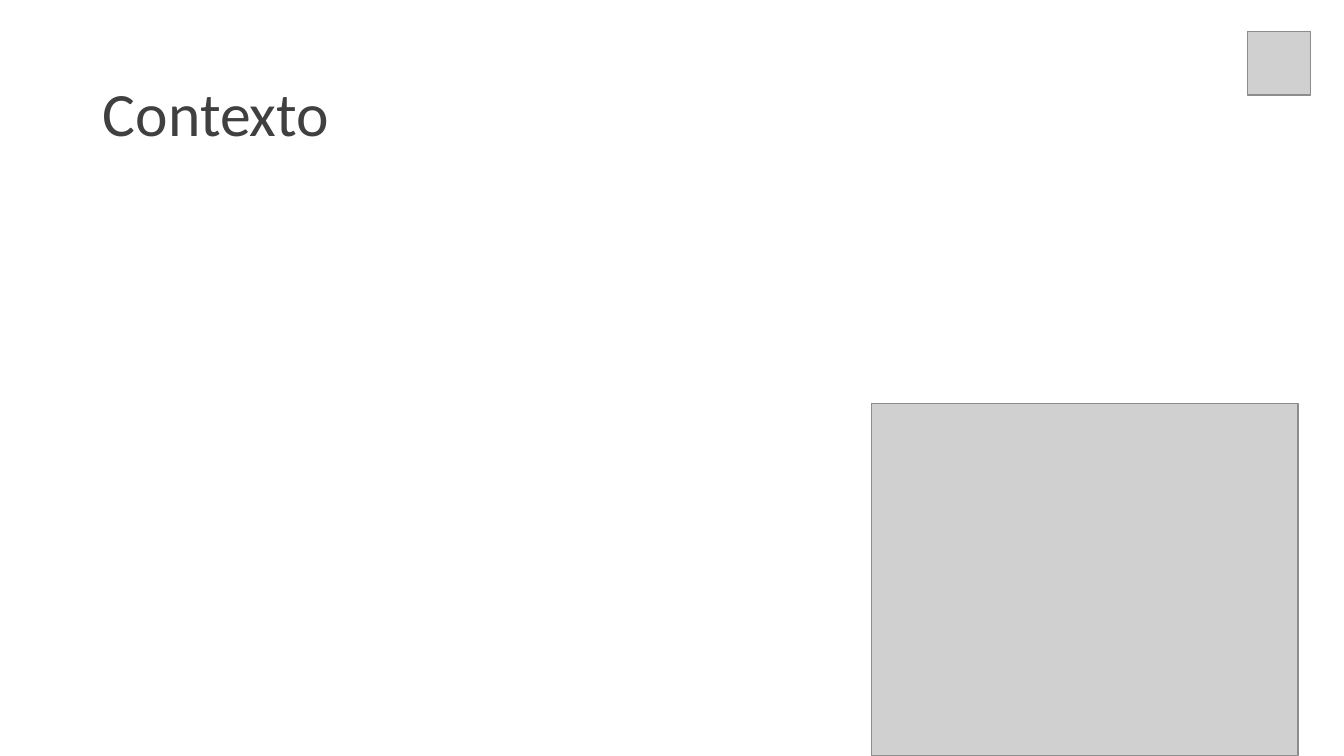
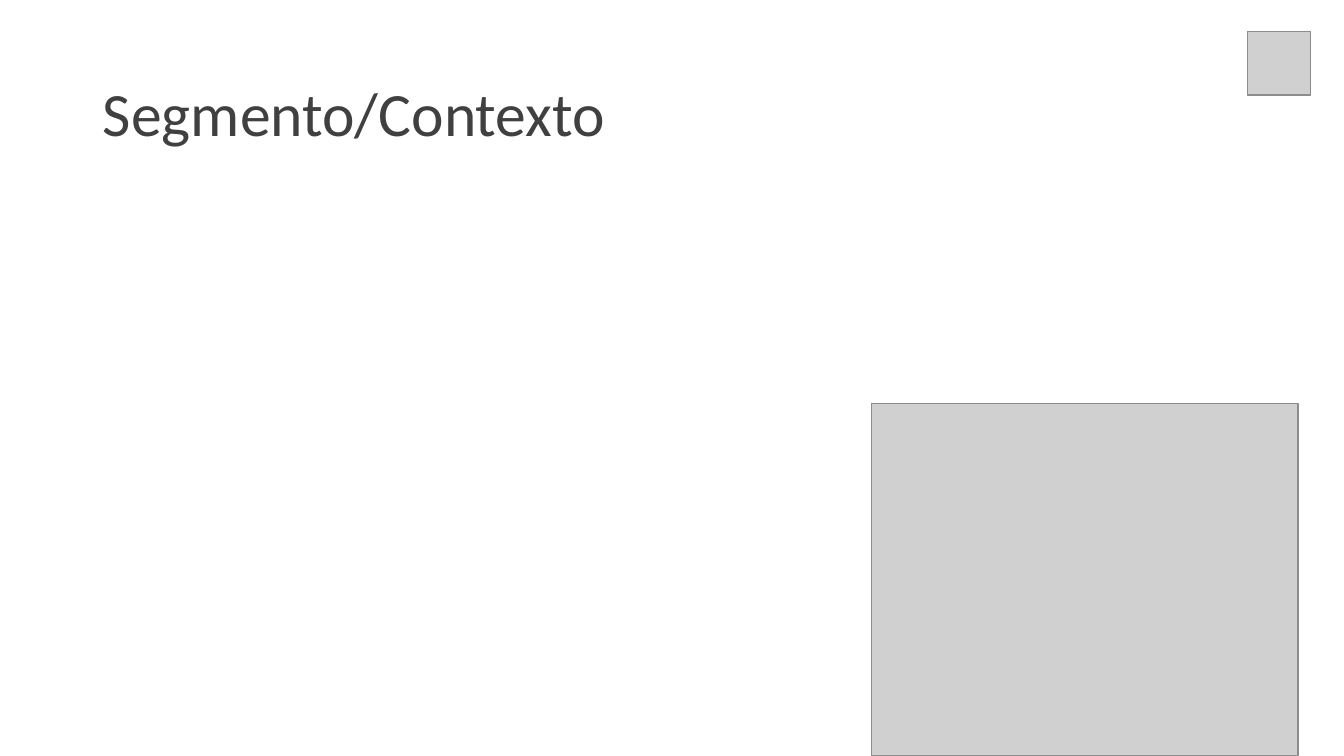
Before and after one commit to gui-ss/projeto-bandtec, a slide deck: slide 3 of Documentação/chameleon.pptx (slide 4 before the commit). Drawn at 1344x756 pixels with LibreOffice and Linux fonts; fonts in the diff are those of the drawing; grey boxes stand for pictures. Boxes give left, top, right and bottom in pixels: in the first picture for what was removed or moved away, otherwise in the second. Text is boxed around its words. In the diff, an @@ line names an element or a change of style, - is before the commit and + after.

```diff
--- a/Documentação/chameleon.pptx
+++ b/Documentação/chameleon.pptx
@@ title at (103, 93, 605, 147): text changed @@
-Contexto
+Segmento/Contexto
```
Also in this commit, not shown: 3 other slides changed, 5 slides added, 1 slide removed, 3 other files.
